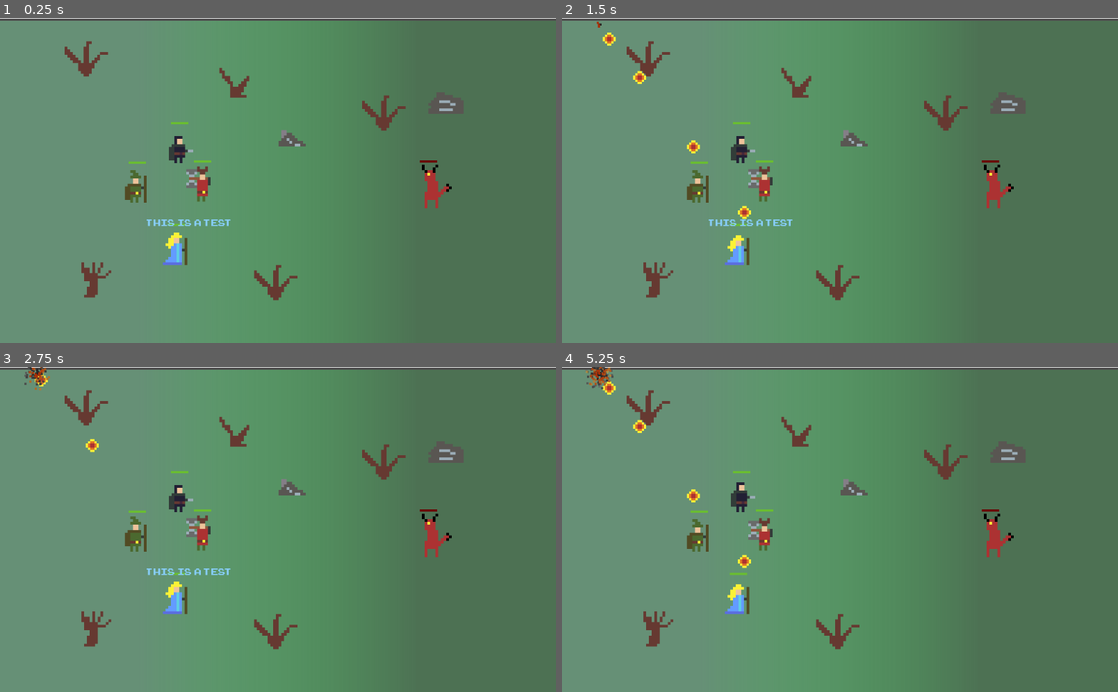
Above: before the commit, frames 1-4 (two rows, left to right).
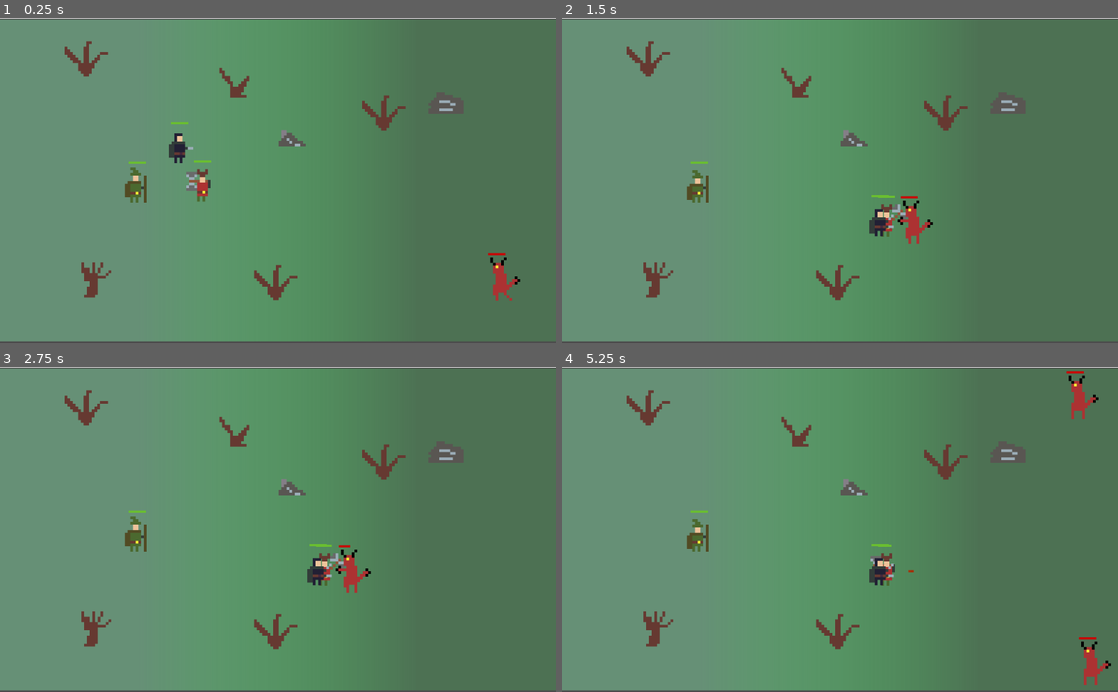
Above: after the commit, the same moments.

Repository: Mastoast/-LDJam49
Game: Godot game, scene res://Scenes/MMO.tscn
Same seed, same stepped clock (60 frames per second), same inputs: the game is played once before the commit and once after it.
Inputs:
- Up to frame 1 (0.25 s): no input
- Up to frame 2 (1.5 s): tap Enter (ui_accept) at 0.5, 0.6, 0.77, 1.07, 1.35 s
- Up to frame 3 (2.75 s): tap Enter (ui_accept) at 1.52, 1.82, 2.1 s
- Up to frame 4 (5.25 s): tap Enter (ui_accept) at 2.85, 3.02, 3.32, 3.6, 3.77, 4.07, 4.35, 4.52, 4.82, 5.1 s

The runs differ from the first frame. In frame 1, 2.3% of the frame differs, in the area x 0-100%, y 0-100%; in frame 2, 3.2%; in frame 3, 3.1%; in frame 4, 3.4%.

Commit message:
improve AI

Diff:
--- a/Objects/demon.tscn
+++ b/Objects/demon.tscn
@@ -1,22 +1,27 @@
 [gd_scene load_steps=13 format=2]
 
-[ext_resource path="res://Sprites/healthSprite.png" type="Texture" id=1]
+[ext_resource path="res://Sprites/healthSpriteRed.png" type="Texture" id=1]
 [ext_resource path="res://Sprites/demon_1.png" type="Texture" id=2]
 
 [sub_resource type="GDScript" id=12]
 script/source = "extends KinematicBody2D
 
 const WALK_SPEED = 5
+
+var fire_explosion = preload(\"res://Objects/fire_explosion.tscn\").instance()
 
 var life = 100
 var velocity = Vector2()
 var is_attacking = false
 var color = Color.red
-
-var target = Vector2()
+var damage = 2
+
+var target
 
 func _ready():
-	pass
+	$AttackTimer.paused = false
+	$AttackTimer.start()
+	target = get_nearest_node_in_group(\"player\")
 
 func _process(delta):
 	pass
@@ -39,18 +44,18 @@
 		$AnimatedSprite.flip_h = true
 
 func _physics_process(delta):
-	if is_attacking or life <= 0 or target == Vector2.ZERO:
+	if is_attacking or life <= 0 or !is_instance_valid(target):
 		return
-	if target.x < self.get_global_transform().get_origin().x:
+	if target.get_global_transform().get_origin().x + WALK_SPEED < self.get_global_transform().get_origin().x:
 		velocity.x = -WALK_SPEED
-	elif target.x > self.get_global_transform().get_origin().x:
+	elif target.get_global_transform().get_origin().x - WALK_SPEED > self.get_global_transform().get_origin().x:
 		velocity.x =  WALK_SPEED
 	else:
 		velocity.x = 0
 
-	if target.y > get_global_transform().get_origin().y:
+	if target.get_global_transform().get_origin().y - WALK_SPEED > get_global_transform().get_origin().y:
 		velocity.y = WALK_SPEED
-	elif target.y < get_global_transform().get_origin().y:
+	elif target.get_global_transform().get_origin().y + WALK_SPEED < get_global_transform().get_origin().y:
 		velocity.y =  -WALK_SPEED
 	else:
 		velocity.y = 0
@@ -62,24 +67,48 @@
 	if life <= 0:
 		$AnimatedSprite.animation = \"dead\"
 		die()
+		return true
 
 func die():
-	get_parent().add_child($AnimatedSprite)
+	fire_explosion.position = self.position
+	get_parent().add_child(fire_explosion)
 	queue_free()
 
+func get_nearest_node_in_group(group_name):
+	var nodes = get_tree().get_nodes_in_group(group_name)
+	if nodes.size() == 0:
+		return null
+
+	var nearest_node
+
+	# look through spawn nodes to see if any are closer
+	for node in nodes:
+		if node.life < 0:
+			continue
+		if nearest_node == null:
+			nearest_node = node
+		if node.global_position.distance_to(global_position) < nearest_node.global_position.distance_to(global_position):
+			nearest_node = node
+	return nearest_node
 
 func _on_Area2D_body_entered(body):
 	if body.is_in_group(\"player\"):
+		target = null
 		is_attacking = true
 
-
-func _on_Area2D_body_exited(body):
-	if body.is_in_group(\"player\"):
-		var bodies = $Area2D.get_overlapping_bodies()
-		for body in bodies:
+func _on_AttackTimer_timeout():
+	var bodies = $Area2D.get_overlapping_bodies()
+	var hit_enemy = false
+	for body in bodies:
 			if body.is_in_group(\"player\"):
-				return
+				body.hit(damage)
+				hit_enemy = true
+				target = null
+				is_attacking = true
+	if !hit_enemy:
+		target = get_nearest_node_in_group(\"player\")
 		is_attacking = false
+		$AnimatedSprite.animation = \"idle\"
 "
 
 [sub_resource type="AtlasTexture" id=13]
@@ -133,12 +162,14 @@
 extents = Vector2( 10.459, 30.311 )
 
 [sub_resource type="RectangleShape2D" id=19]
+extents = Vector2( 10.5568, 24.8787 )
 
 [node name="demon" type="KinematicBody2D" groups=[
 "monster",
 ]]
 position = Vector2( 601.041, 349.311 )
-collision_layer = 2
+collision_layer = 4
+collision_mask = 3
 script = SubResource( 12 )
 
 [node name="AnimatedSprite" type="AnimatedSprite" parent="."]
@@ -160,7 +191,7 @@
 rect_scale = Vector2( 2, 2 )
 value = 100.0
 texture_progress = ExtResource( 1 )
-tint_progress = Color( 1, 0, 0, 1 )
+tint_progress = Color( 0.788235, 0.0156863, 0.0156863, 1 )
 __meta__ = {
 "_edit_use_anchors_": false
 }
@@ -168,8 +199,11 @@
 [node name="Area2D" type="Area2D" parent="."]
 
 [node name="CollisionShape2D" type="CollisionShape2D" parent="Area2D"]
-position = Vector2( -23.9385, 1.88989 )
+position = Vector2( -24.2921, 4.01123 )
 shape = SubResource( 19 )
 
+[node name="AttackTimer" type="Timer" parent="."]
+wait_time = 0.4
+
 [connection signal="body_entered" from="Area2D" to="." method="_on_Area2D_body_entered"]
-[connection signal="body_exited" from="Area2D" to="." method="_on_Area2D_body_exited"]
+[connection signal="timeout" from="AttackTimer" to="." method="_on_AttackTimer_timeout"]
--- a/Objects/healer.tscn
+++ b/Objects/healer.tscn
@@ -146,12 +146,14 @@
 "player",
 ]]
 collision_layer = 2
+collision_mask = 5
 script = SubResource( 1 )
 
 [node name="AnimatedSprite" type="AnimatedSprite" parent="."]
 scale = Vector2( 5, 5 )
 frames = SubResource( 11 )
 animation = "idle"
+frame = 1
 playing = true
 
 [node name="CollisionShape2D" type="CollisionShape2D" parent="."]
--- a/Objects/mage.tscn
+++ b/Objects/mage.tscn
@@ -73,13 +73,13 @@
 "player",
 ]]
 collision_layer = 2
+collision_mask = 5
 script = ExtResource( 3 )
 
 [node name="AnimatedSprite" type="AnimatedSprite" parent="."]
 scale = Vector2( 5, 5 )
 frames = SubResource( 10 )
 animation = "idle"
-frame = 1
 playing = true
 
 [node name="CollisionShape2D" type="CollisionShape2D" parent="."]
@@ -88,9 +88,9 @@
 
 [node name="HealthBar" type="TextureProgress" parent="."]
 margin_left = -21.0
-margin_top = -46.0
+margin_top = -49.0
 margin_right = -5.0
-margin_bottom = -44.0
+margin_bottom = -47.0
 rect_scale = Vector2( 2, 2 )
 value = 100.0
 texture_progress = ExtResource( 2 )
@@ -108,5 +108,9 @@
 [node name="SpellPosition" type="Position2D" parent="."]
 position = Vector2( 44.2, -17.2305 )
 
+[node name="AttackTimer" type="Timer" parent="."]
+wait_time = 0.4
+
 [connection signal="body_entered" from="HitZone" to="." method="_on_hit_zone_body_entered"]
 [connection signal="body_exited" from="HitZone" to="." method="_on_hit_zone_body_exited"]
+[connection signal="timeout" from="AttackTimer" to="." method="_on_AttackTimer_timeout"]
--- a/Objects/rogue.tscn
+++ b/Objects/rogue.tscn
@@ -73,16 +73,17 @@
 "player",
 ]]
 collision_layer = 2
+collision_mask = 5
 script = ExtResource( 3 )
 
 [node name="AnimatedSprite" type="AnimatedSprite" parent="."]
 scale = Vector2( 5, 5 )
 frames = SubResource( 10 )
 animation = "idle"
+frame = 1
 playing = true
 
 [node name="CollisionShape2D" type="CollisionShape2D" parent="."]
-visible = false
 position = Vector2( -4.5, 6.5 )
 shape = SubResource( 11 )
 
@@ -99,10 +100,14 @@
 }
 
 [node name="HitZone" type="Area2D" parent="."]
+position = Vector2( 27.1724, 6.23628 )
 
 [node name="CollisionShape2D" type="CollisionShape2D" parent="HitZone"]
-position = Vector2( 26.2815, 3.56358 )
 shape = SubResource( 12 )
+
+[node name="AttackTimer" type="Timer" parent="."]
+wait_time = 0.4
 
 [connection signal="body_entered" from="HitZone" to="." method="_on_hit_zone_body_entered"]
 [connection signal="body_exited" from="HitZone" to="." method="_on_hit_zone_body_exited"]
+[connection signal="timeout" from="AttackTimer" to="." method="_on_AttackTimer_timeout"]
--- a/Objects/warrior.tscn
+++ b/Objects/warrior.tscn
@@ -73,13 +73,13 @@
 "player",
 ]]
 collision_layer = 2
+collision_mask = 5
 script = ExtResource( 3 )
 
 [node name="AnimatedSprite" type="AnimatedSprite" parent="."]
 scale = Vector2( 5, 5 )
 frames = SubResource( 10 )
 animation = "idle"
-frame = 1
 playing = true
 
 [node name="CollisionShape2D" type="CollisionShape2D" parent="."]
@@ -99,10 +99,15 @@
 }
 
 [node name="HitZone" type="Area2D" parent="."]
+position = Vector2( 29.3665, 3.33711 )
+scale = Vector2( 1, 1.11014 )
 
 [node name="CollisionShape2D" type="CollisionShape2D" parent="HitZone"]
-position = Vector2( 26.2815, 3.56358 )
 shape = SubResource( 12 )
+
+[node name="AttackTimer" type="Timer" parent="."]
+wait_time = 0.4
 
 [connection signal="body_entered" from="HitZone" to="." method="_on_hit_zone_body_entered"]
 [connection signal="body_exited" from="HitZone" to="." method="_on_hit_zone_body_exited"]
+[connection signal="timeout" from="AttackTimer" to="." method="_on_AttackTimer_timeout"]
--- a/Scenes/MMO.tscn
+++ b/Scenes/MMO.tscn
@@ -1,25 +1,37 @@
-[gd_scene load_steps=16 format=2]
+[gd_scene load_steps=15 format=2]
 
 [ext_resource path="res://Objects/healer.tscn" type="PackedScene" id=1]
-[ext_resource path="res://Objects/mage.tscn" type="PackedScene" id=2]
 [ext_resource path="res://Objects/rogue.tscn" type="PackedScene" id=3]
 [ext_resource path="res://Objects/warrior.tscn" type="PackedScene" id=4]
 [ext_resource path="res://Fonts/ARCADECLASSIC.TTF" type="DynamicFontData" id=5]
-[ext_resource path="res://Objects/demon.tscn" type="PackedScene" id=6]
 [ext_resource path="res://Sprites/environement.png" type="Texture" id=8]
 
 [sub_resource type="GDScript" id=19]
 script/source = "extends Node2D
 signal spawn_text
 
+var is_connected = true
+var difficulty_index = 0
+
+var demon_node = preload(\"res://Objects/demon.tscn\")
+
 # Called when the node enters the scene tree for the first time.
 func _ready():
-	create_label(\"this is a test\", $mage.position, $mage.color)
-
-
-# Called every frame. 'delta' is the elapsed time since the previous frame.
-#func _process(delta):
-#	pass
+	pass
+	#create_label(\"this is a test\", $mage.position, $mage.color)
+
+
+
+func _process(delta):
+	var demons = get_tree().get_nodes_in_group(\"monster\")
+	if demons.size() == 0:
+		difficulty_index += 1
+		for i in range(difficulty_index):
+			if i%2 == 0:
+				spawn(demon_node, $SpawnPosition.position)
+			else:
+				spawn(demon_node, $SpawnPosition2.position)
+
 
 func create_label(text : String, position : Vector2, color : Color):
 	var new_label = $TextLabel.duplicate()
@@ -28,6 +40,28 @@
 	new_label.set_position(Vector2(position.x - 60, position.y - 60))
 	new_label.add_color_override(\"default_color\", color)
 	new_label.start_timer()
+
+
+func spawn(node, position):
+	var new = node.instance()
+	new.position = Vector2(position.x + rand_range(-20, 20), position.y + rand_range(-20, 20))
+	get_parent().add_child(new)
+
+
+func _on_Button_pressed():
+	if is_connected:
+		$Popup.visible = false
+	else:
+		open_popup()
+
+func open_popup():
+	$Popup.popup_centered()
+	# TODO play error sound
+
+
+func _on_ErrorTimer_timeout():
+	if !$Popup.visible:
+		open_popup()
 "
 
 [sub_resource type="Gradient" id=20]
@@ -65,13 +99,17 @@
 	queue_free()
 "
 
+[sub_resource type="DynamicFont" id=26]
+extra_spacing_space = 2
+font_data = ExtResource( 5 )
+
 [node name="MMO" type="Node2D"]
 script = SubResource( 19 )
 
 [node name="background" type="Node2D" parent="."]
 
 [node name="Background" type="Sprite" parent="background"]
-position = Vector2( 512, 302.492 )
+position = Vector2( 512, 300 )
 scale = Vector2( 512, 594.318 )
 texture = SubResource( 21 )
 
@@ -124,9 +162,7 @@
 region_enabled = true
 region_rect = Rect2( 64, 0, 16, 16 )
 
-[node name="healer" parent="." groups=[
-"monster",
-] instance=ExtResource( 1 )]
+[node name="healer" parent="." instance=ExtResource( 1 )]
 position = Vector2( 255.179, 311.322 )
 
 [node name="warrior" parent="." instance=ExtResource( 4 )]
@@ -134,12 +170,6 @@
 
 [node name="rogue" parent="." instance=ExtResource( 3 )]
 position = Vector2( 335.577, 238.423 )
-
-[node name="mage" parent="." instance=ExtResource( 2 )]
-position = Vector2( 329.991, 425.72 )
-
-[node name="demon" parent="." instance=ExtResource( 6 )]
-position = Vector2( 791.529, 311.213 )
 
 [node name="Wall" type="StaticBody2D" parent="."]
 position = Vector2( -19.5096, 298.597 )
@@ -153,7 +183,7 @@
 shape = SubResource( 24 )
 
 [node name="Wall2" type="StaticBody2D" parent="."]
-position = Vector2( 1044.36, 276.597 )
+position = Vector2( 1044.48, 272.308 )
 scale = Vector2( -0.923225, -18.1661 )
 
 [node name="Sprite" type="Sprite" parent="Wall2"]
@@ -205,10 +235,78 @@
 [node name="Timer" type="Timer" parent="TextLabel"]
 wait_time = 3.0
 one_shot = true
-autostart = true
 
 [node name="Camera2D" type="Camera2D" parent="."]
 position = Vector2( 512, 300 )
 current = true
 
+[node name="Popup" type="Popup" parent="."]
+margin_left = 316.923
+margin_top = 245.155
+margin_right = 704.923
+margin_bottom = 366.155
+popup_exclusive = true
+__meta__ = {
+"_edit_use_anchors_": false
+}
+
+[node name="Panel" type="Panel" parent="Popup"]
+anchor_right = 1.0
+anchor_bottom = 1.0
+
+[node name="ColorRect" type="ColorRect" parent="Popup/Panel"]
+anchor_right = 1.0
+anchor_bottom = 1.0
+margin_right = 3.05176e-05
+margin_bottom = -101.0
+color = Color( 0.607843, 0.607843, 0.607843, 1 )
+__meta__ = {
+"_edit_use_anchors_": false
+}
+
+[node name="RichTextLabel" type="RichTextLabel" parent="Popup/Panel/ColorRect"]
+anchor_right = 1.0
+anchor_bottom = 1.0
+margin_left = 136.341
+margin_right = -127.659
+custom_fonts/normal_font = SubResource( 26 )
+text = "Disconnected !"
+scroll_active = false
+
+[node name="RichTextLabel" type="RichTextLabel" parent="Popup/Panel"]
+anchor_right = 1.0
+anchor_bottom = 1.0
+margin_left = 10.0
+margin_top = 22.0
+margin_right = -10.0
+custom_fonts/normal_font = SubResource( 26 )
+text = "Please check your internet connnection and try again
+(Error Code: 666)"
+scroll_active = false
+__meta__ = {
+"_edit_use_anchors_": false
+}
+
+[node name="Button" type="Button" parent="Popup/Panel"]
+anchor_left = 0.5
+anchor_top = 1.0
+anchor_right = 0.5
+anchor_bottom = 1.0
+margin_left = -20.0
+margin_top = -31.3461
+margin_right = 19.0
+margin_bottom = -11.3461
+text = "Retry"
+
+[node name="ErrorTimer" type="Timer" parent="."]
+wait_time = 3.0
+
+[node name="SpawnPosition" type="Position2D" parent="."]
+position = Vector2( 971.963, 540.247 )
+
+[node name="SpawnPosition2" type="Position2D" parent="."]
+position = Vector2( 974.792, 59.4149 )
+
 [connection signal="timeout" from="TextLabel/Timer" to="TextLabel" method="_on_Timer_timeout"]
+[connection signal="pressed" from="Popup/Panel/Button" to="." method="_on_Button_pressed"]
+[connection signal="timeout" from="ErrorTimer" to="." method="_on_ErrorTimer_timeout"]
--- a/Scenes/Spatial.tscn
+++ b/Scenes/Spatial.tscn
@@ -39,14 +39,18 @@
 [sub_resource type="SpatialMaterial" id=6]
 albedo_color = Color( 0, 0, 0, 1 )
 
+[sub_resource type="SpatialMaterial" id=7]
+albedo_texture = ExtResource( 2 )
+metallic = 0.72
+
 [node name="Spatial" type="Spatial"]
 script = SubResource( 1 )
 
 [node name="Camera" type="Camera" parent="."]
-transform = Transform( 1, 0, 0, 0, 1, 0, 0, 0, 1, 0, 1.19382, 1.2261 )
+transform = Transform( 1, 0, 0, 0, 1, 0, 0, 0, 1, 0, 1.19382, 1.09152 )
 
 [node name="desk" type="CSGBox" parent="."]
-transform = Transform( 2.75041, 0, 0, 0, 0.114225, 0, 0, 0, 1.83863, 0, 0, -1.31289 )
+transform = Transform( 3.36144, 0, 0, 0, 0.114225, 0, 0, 0, 1.83863, 0, 0, -1.31289 )
 material_override = SubResource( 4 )
 
 [node name="screen" type="CSGBox" parent="."]
@@ -73,3 +77,7 @@
 [node name="CSGBox" type="CSGBox" parent="."]
 transform = Transform( 0.505545, 0, 0, 0, 0.299199, 0, 0, 0, 0.326589, 0, 0.189046, -1.31906 )
 material_override = SubResource( 6 )
+
+[node name="CSGBox2" type="CSGBox" parent="."]
+transform = Transform( 17.7977, 0, 0, 0, 16.8141, 0, 0, 0, 1, 0, 0, -6.24739 )
+material_override = SubResource( 7 )
--- a/Scripts/hero.gd
+++ b/Scripts/hero.gd
@@ -8,15 +8,16 @@
 var is_attacking = false
 var color = Color.lightskyblue
 var target = Vector2()
+var damage = 5
 
-# Called when the node enters the scene tree for the first time.
 func _ready():
 	connect("spawn_text", self.get_parent(), "create_label")
+	$AttackTimer.paused = false
+	$AttackTimer.start()
+	target = get_nearest_node_in_group("monster")
 
 func _process(delta):
-#	else:
-#		$AttackCooldown.stop()
-#		is_attacking = false
+	pass
 
 	# UI
 	$HealthBar.value = life
@@ -39,26 +40,32 @@
 		#$AnimatedSprite.flip_h = true
 
 func _physics_process(delta):
-	if is_attacking or life <= 0 or target == Vector2.ZERO:
+	if is_attacking:
+		velocity = Vector2.ZERO
+	elif life <= 0 or !is_instance_valid(target):
+		velocity = Vector2.ZERO
 		return
-	if target.x < self.get_global_transform().get_origin().x:
-		velocity.x = -WALK_SPEED
-	elif target.x > self.get_global_transform().get_origin().x:
-		velocity.x =  WALK_SPEED
 	else:
-		velocity.x = 0
+		if target.get_global_transform().get_origin().x + WALK_SPEED < self.get_global_transform().get_origin().x:
+			velocity.x = -WALK_SPEED
+		elif target.get_global_transform().get_origin().x - WALK_SPEED > self.get_global_transform().get_origin().x:
+			velocity.x =  WALK_SPEED
+		else:
+			velocity.x = 0
 
-	if target.y > get_global_transform().get_origin().y:
-		velocity.y = WALK_SPEED
-	elif target.y < get_global_transform().get_origin().y:
-		velocity.y =  -WALK_SPEED
-	else:
-		velocity.y = 0
+		if target.get_global_transform().get_origin().y - WALK_SPEED > get_global_transform().get_origin().y:
+			velocity.y = WALK_SPEED
+		elif target.get_global_transform().get_origin().y + WALK_SPEED < get_global_transform().get_origin().y:
+			velocity.y =  -WALK_SPEED
+		else:
+			velocity.y = 0
 
 	move_and_collide(velocity)
 
 func get_nearest_node_in_group(group_name):
 	var nodes = get_tree().get_nodes_in_group(group_name)
+	if nodes.size() == 0:
+		return null
 
 	var nearest_node = nodes[0]
 
@@ -68,8 +75,6 @@
 			nearest_node = node
 	return nearest_node
 
-	#emit_signal("spawn_text", )
-
 func hit(damage):
 	life = max(0, life - damage)
 	if life <= 0:
@@ -78,7 +83,8 @@
 func _on_hit_zone_body_entered(body):
 	if body.is_in_group("monster"):
 		is_attacking = true
-
+		target = null
+		target
 
 func _on_hit_zone_body_exited(body):
 	if body.is_in_group("monster"):
@@ -87,3 +93,16 @@
 			if body.is_in_group("monster"):
 				return
 		is_attacking = false
+		target = get_nearest_node_in_group("monster")
+
+func _on_AttackTimer_timeout():
+	var bodies = $HitZone.get_overlapping_bodies()
+	var hit_enemy = false
+	for body in bodies:
+		if body.is_in_group("monster"):
+			body.hit(damage)
+			hit_enemy = true
+	if !hit_enemy:
+		target = get_nearest_node_in_group("monster")
+		is_attacking = false
+		$AnimatedSprite.animation = "idle"
--- a/Scripts/mage.gd
+++ b/Scripts/mage.gd
@@ -10,6 +10,7 @@
 		shoot()
 
 func shoot():
+	emit_signal("spawn_text", "test", self.position, self.color)
 	$AnimatedSprite.play("attacking")
 	var new_ball = fireball.instance()
 	get_parent().add_child(new_ball)
Not shown: 1 places in Scenes/Spatial.tscn that only renumber resources
Binary file added: Sprites/healthSpriteRed.png
Not shown, added: Sprites/healthSpriteRed.png.import
